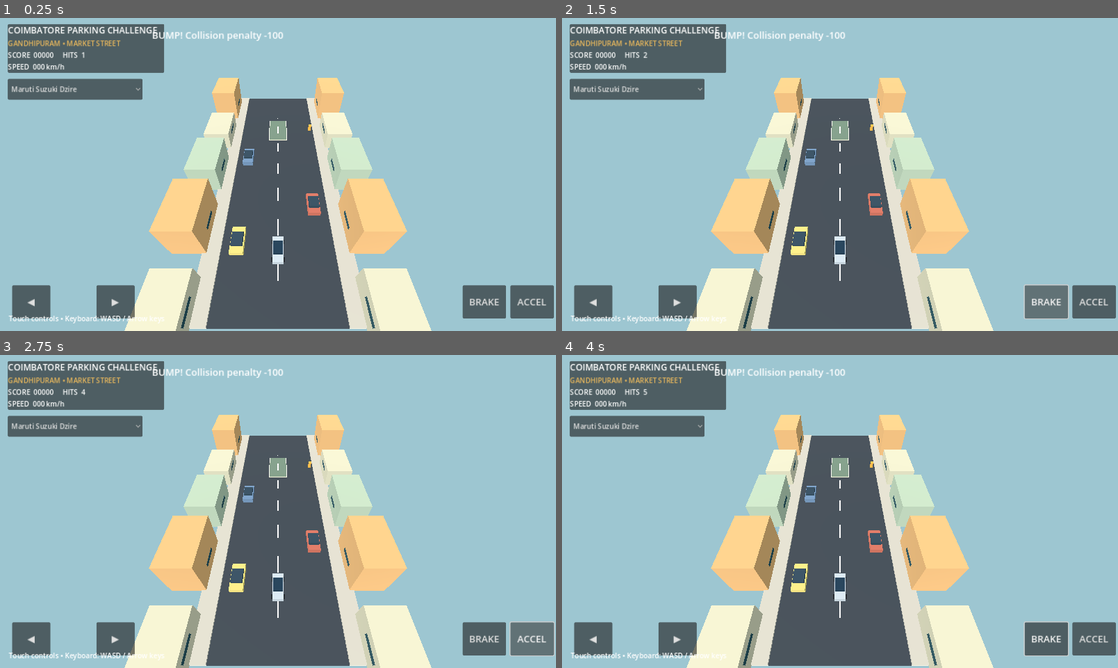
Above: before the commit, frames 1-4 (two rows, left to right).
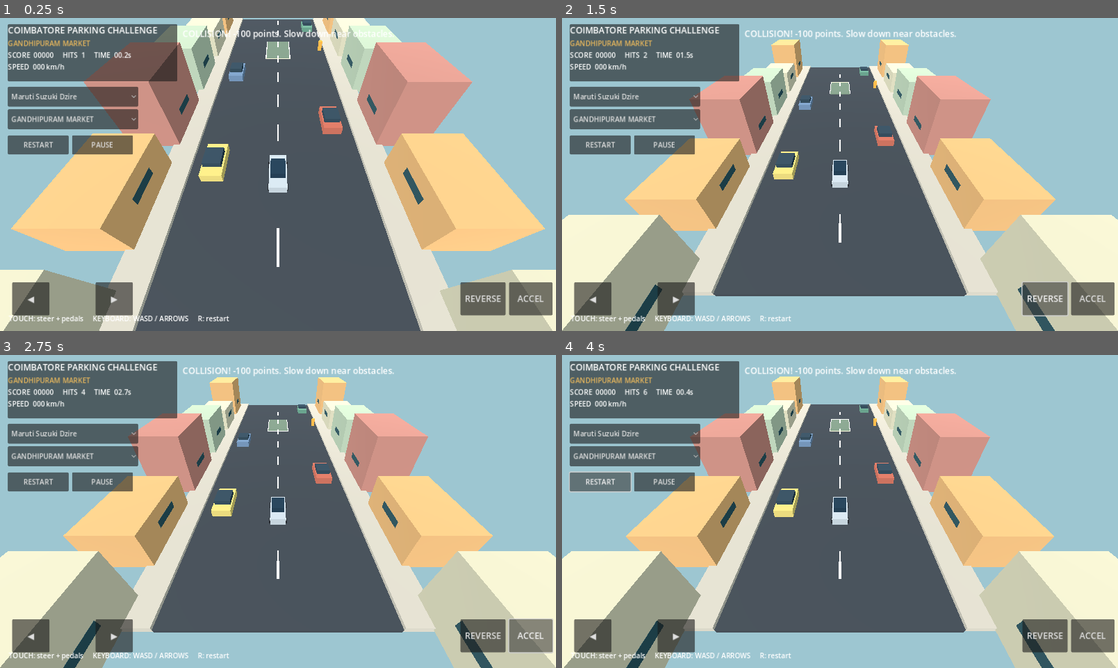
Above: after the commit, the same moments.

Repository: Allwyn3t6/Coimbatore-Parking-Challenge
Game: Godot game, scene res://scenes/main.tscn
Two runs of this game, one before a commit and one after it. Both use one fixed random seed, a clock stepped at 60 frames per second and the inputs below.
Inputs (mouse positions are in pixels of both pictures, inside the frame that each line leads up to):
- Up to frame 1 (0.25 s): no input
- Up to frame 2 (1.5 s): click (634, 118) at 0.5 s, where only the run after the commit has a clickable "GANDHIPURAM MARKET"; click (1045, 302) at 1.25 s, where only the run before the commit has a clickable "BRAKE"
- Up to frame 3 (2.75 s): click "ACCEL" at 2 s
- Up to frame 4 (4 s): click (1045, 636) at 2.75 s, where only the run after the commit has a clickable "REVERSE"; click (600, 483) at 3.5 s, where only the run after the commit has a clickable "RESTART"

The runs differ from the first frame. In frame 1, 64% of the frame differs, in the area x 0-100%, y 0-100%; in frame 2, 58%; in frame 3, 58%; in frame 4, 58%.

Commit message:
Build mission selection, follow camera, pause and restart gameplay

Diff:
--- a/scripts/main.gd
+++ b/scripts/main.gd
@@ -3,36 +3,51 @@
 const CAR_SCRIPT = preload("res://scripts/player_car.gd")
 const CATALOG = preload("res://scripts/vehicle_catalog.gd")
 
+const MISSIONS := [
+    {"name":"GANDHIPURAM MARKET", "bay_x":0.0, "bay_z":-13.0, "description":"Thread the market traffic and reverse into the bay."},
+    {"name":"RS PURAM BOULEVARD", "bay_x":-3.0, "bay_z":-13.0, "description":"A tight kerbside space on a busy shopping street."},
+    {"name":"RACE COURSE AVENUE", "bay_x":3.0, "bay_z":-13.0, "description":"Park neatly beside the avenue footpath."}
+]
+
 var car: PlayerCar
 var selected_car := 0
+var selected_mission := 0
 var score := 0
 var crashes := 0
 var elapsed := 0.0
 var status_label: Label
 var score_label: Label
 var speed_label: Label
+var mission_label: Label
+var camera_rig: Camera3D
+var bay_root: Node3D
 var touch_inputs := {"accelerate": false, "brake": false, "left": false, "right": false}
 var parking_center := Vector3(0, 0, -13.0)
 var parking_size := Vector2(3.2, 6.0)
 var finished := false
+var paused := false
 
 func _ready() -> void:
     _build_world()
+    _build_parking_bay()
     _spawn_car()
     _build_hud()
 
 func _process(delta: float) -> void:
+    if paused:
+        return
     elapsed += delta
     if car:
         car.throttle = float(touch_inputs.accelerate) - float(touch_inputs.brake)
         car.steering = float(touch_inputs.right) - float(touch_inputs.left)
-        if Input.is_action_pressed("ui_up"): car.throttle = 1.0
-        if Input.is_action_pressed("ui_down"): car.throttle = -1.0
-        if Input.is_action_pressed("ui_left"): car.steering = -1.0
-        if Input.is_action_pressed("ui_right"): car.steering = 1.0
+        if Input.is_action_pressed("ui_up") or Input.is_key_pressed(KEY_W): car.throttle = 1.0
+        if Input.is_action_pressed("ui_down") or Input.is_key_pressed(KEY_S): car.throttle = -1.0
+        if Input.is_action_pressed("ui_left") or Input.is_key_pressed(KEY_A): car.steering = -1.0
+        if Input.is_action_pressed("ui_right") or Input.is_key_pressed(KEY_D): car.steering = 1.0
         speed_label.text = "SPEED  %03d km/h" % int(absf(car.speed) * 5.0)
         _check_parking()
-    score_label.text = "SCORE  %05d     HITS  %d" % [score, crashes]
+        _update_camera(delta)
+    score_label.text = "SCORE  %05d     HITS  %d     TIME  %04.1fs" % [score, crashes, elapsed]
 
 func _build_world() -> void:
     var env := WorldEnvironment.new()
@@ -49,37 +64,50 @@
     sun.light_energy = 1.35
     add_child(sun)
 
-    _box("Asphalt street", Vector3(0, -0.18, -4), Vector3(13, 0.3, 42), Color("#343b42"), true)
-    _box("Left footpath", Vector3(-7.5, 0.0, -4), Vector3(2.0, 0.4, 42), Color("#b9b2a4"), false)
-    _box("Right footpath", Vector3(7.5, 0.0, -4), Vector3(2.0, 0.4, 42), Color("#b9b2a4"), false)
-    for z in range(-23, 17, 5):
+    _box("Asphalt street", Vector3(0, -0.18, -4), Vector3(13, 0.3, 46), Color("#343b42"), true)
+    _box("Left footpath", Vector3(-7.5, 0.0, -4), Vector3(2.0, 0.4, 46), Color("#b9b2a4"), true)
+    _box("Right footpath", Vector3(7.5, 0.0, -4), Vector3(2.0, 0.4, 46), Color("#b9b2a4"), true)
+    for z in range(-25, 20, 5):
         _box("Road dash", Vector3(0, 0.0, z), Vector3(0.14, 0.025, 2.2), Color("#e9e5d5"), false)
     for side in [-1, 1]:
-        for i in range(5):
-            var z := -20.0 + float(i) * 9.0
+        for i in range(6):
+            var z := -22.0 + float(i) * 8.5
             var x := float(side) * 10.0
             var h := 3.0 + float((i + 2) % 3) * 1.2
-            _box("Coimbatore shop block", Vector3(x, h * 0.5, z), Vector3(4.0, h, 6.5), [Color("#d7a66c"), Color("#c7c1a5"), Color("#a9b9a0")][i % 3], true)
-            _shop_sign(Vector3(x - float(side) * 1.95, 1.8, z), ["TEXTILE", "COFFEE", "BAKERY", "MOBILE", "PHARMACY"][i])
-
-    _box("Parking bay floor", parking_center + Vector3(0, -0.015, 0), Vector3(parking_size.x, 0.03, parking_size.y), Color("#687c6a"), false)
-    _box("Bay left line", parking_center + Vector3(-parking_size.x / 2, 0.03, 0), Vector3(0.12, 0.05, parking_size.y), Color("#f5e9bf"), false)
-    _box("Bay right line", parking_center + Vector3(parking_size.x / 2, 0.03, 0), Vector3(0.12, 0.05, parking_size.y), Color("#f5e9bf"), false)
-    _box("Bay back line", parking_center + Vector3(0, 0.03, -parking_size.y / 2), Vector3(parking_size.x, 0.05, 0.12), Color("#f5e9bf"), false)
-    _box("Bay front line", parking_center + Vector3(0, 0.03, parking_size.y / 2), Vector3(parking_size.x, 0.05, 0.12), Color("#f5e9bf"), false)
+            var palette := [Color("#d7a66c"), Color("#c7c1a5"), Color("#a9b9a0"), Color("#b77c70")]
+            _box("Coimbatore shop block", Vector3(x, h * 0.5, z), Vector3(4.0, h, 6.5), palette[i % palette.size()], true)
+            _shop_sign(Vector3(x - float(side) * 1.95, 1.8, z), ["TEXTILES", "COFFEE", "BAKERY", "MOBILE", "PHARMACY", "ELECTRICALS"][i])
 
     _parked_car(Vector3(-4.7, 0, -5.0), Color("#647f9d"))
     _parked_car(Vector3(4.6, 0, 4.0), Color("#b55f4d"))
     _parked_car(Vector3(-4.6, 0, 9.0), Color("#d1bd69"))
+    _parked_car(Vector3(4.7, 0, -21.0), Color("#5b8c77"))
     _box("Traffic bollard", Vector3(5.9, 0.55, -13), Vector3(0.45, 1.1, 0.45), Color("#e2a23c"), true)
 
-    var camera := Camera3D.new()
-    camera.position = Vector3(0, 23, 19)
-    camera.rotation_degrees = Vector3(-48, 0, 0)
-    camera.current = true
-    add_child(camera)
+    camera_rig = Camera3D.new()
+    camera_rig.position = Vector3(0, 12, 14)
+    camera_rig.rotation_degrees = Vector3(-38, 0, 0)
+    camera_rig.current = true
+    add_child(camera_rig)
+
+func _build_parking_bay() -> void:
+    if is_instance_valid(bay_root):
+        bay_root.queue_free()
+    bay_root = Node3D.new()
+    bay_root.name = "ActiveParkingBay"
+    add_child(bay_root)
+    var mission: Dictionary = MISSIONS[selected_mission]
+    parking_center = Vector3(mission.bay_x, 0, mission.bay_z)
+    _box_in(bay_root, "Bay floor", parking_center + Vector3(0, -0.015, 0), Vector3(parking_size.x, 0.03, parking_size.y), Color("#687c6a"), false)
+    _box_in(bay_root, "Bay left line", parking_center + Vector3(-parking_size.x / 2, 0.03, 0), Vector3(0.12, 0.05, parking_size.y), Color("#f5e9bf"), false)
+    _box_in(bay_root, "Bay right line", parking_center + Vector3(parking_size.x / 2, 0.03, 0), Vector3(0.12, 0.05, parking_size.y), Color("#f5e9bf"), false)
+    _box_in(bay_root, "Bay back line", parking_center + Vector3(0, 0.03, -parking_size.y / 2), Vector3(parking_size.x, 0.05, 0.12), Color("#f5e9bf"), false)
+    _box_in(bay_root, "Bay front line", parking_center + Vector3(0, 0.03, parking_size.y / 2), Vector3(parking_size.x, 0.05, 0.12), Color("#f5e9bf"), false)
 
 func _box(label: String, pos: Vector3, size: Vector3, color: Color, solid: bool) -> void:
+    _box_in(self, label, pos, size, color, solid)
+
+func _box_in(parent: Node3D, label: String, pos: Vector3, size: Vector3, color: Color, solid: bool) -> void:
     var mesh_node := MeshInstance3D.new()
     mesh_node.name = label
     var mesh := BoxMesh.new()
@@ -90,7 +118,7 @@
     mat.albedo_color = color
     mat.roughness = 0.9
     mesh_node.material_override = mat
-    add_child(mesh_node)
+    parent.add_child(mesh_node)
     if solid:
         var body := StaticBody3D.new()
         body.position = pos
@@ -99,7 +127,7 @@
         shape.size = size
         shape_node.shape = shape
         body.add_child(shape_node)
-        add_child(body)
+        parent.add_child(body)
 
 func _shop_sign(pos: Vector3, _text_value: String) -> void:
     var sign_mesh := MeshInstance3D.new()
@@ -117,7 +145,7 @@
     _box("Parked vehicle cabin", pos + Vector3(0, 1.05, 0), Vector3(1.3, 0.42, 1.55), Color("#283d4b"), false)
 
 func _spawn_car() -> void:
-    if car:
+    if is_instance_valid(car):
         car.queue_free()
     car = CAR_SCRIPT.new()
     car.configure(CATALOG.get_car(selected_car))
@@ -125,13 +153,15 @@
     car.crash.connect(_on_crash)
     add_child(car)
     finished = false
+    paused = false
+    touch_inputs = {"accelerate": false, "brake": false, "left": false, "right": false}
 
 func _build_hud() -> void:
     var layer := CanvasLayer.new()
     add_child(layer)
     var panel := PanelContainer.new()
     panel.position = Vector2(18, 14)
-    panel.custom_minimum_size = Vector2(360, 112)
+    panel.custom_minimum_size = Vector2(390, 132)
     layer.add_child(panel)
     var stack := VBoxContainer.new()
     panel.add_child(stack)
@@ -139,37 +169,62 @@
     title.text = "COIMBATORE PARKING CHALLENGE"
     title.add_theme_font_size_override("font_size", 20)
     stack.add_child(title)
-    var location := Label.new()
-    location.text = "GANDHIPURAM • MARKET STREET"
-    location.add_theme_color_override("font_color", Color("#e7b65c"))
-    stack.add_child(location)
+    mission_label = Label.new()
+    mission_label.text = MISSIONS[selected_mission].name
+    mission_label.add_theme_color_override("font_color", Color("#e7b65c"))
+    stack.add_child(mission_label)
     score_label = Label.new()
     stack.add_child(score_label)
     speed_label = Label.new()
     stack.add_child(speed_label)
 
-    var picker := OptionButton.new()
-    picker.position = Vector2(18, 140)
-    picker.custom_minimum_size = Vector2(310, 48)
+    var car_picker := OptionButton.new()
+    car_picker.position = Vector2(18, 158)
+    car_picker.custom_minimum_size = Vector2(300, 46)
     for item in CATALOG.CARS:
-        picker.add_item(item.name)
-    picker.select(selected_car)
-    picker.item_selected.connect(_on_car_selected)
-    layer.add_child(picker)
+        car_picker.add_item(item.name)
+    car_picker.select(selected_car)
+    car_picker.item_selected.connect(_on_car_selected)
+    layer.add_child(car_picker)
+
+    var mission_picker := OptionButton.new()
+    mission_picker.position = Vector2(18, 210)
+    mission_picker.custom_minimum_size = Vector2(300, 46)
+    for mission in MISSIONS:
+        mission_picker.add_item(mission.name)
+    mission_picker.select(selected_mission)
+    mission_picker.item_selected.connect(_on_mission_selected)
+    layer.add_child(mission_picker)
 
     status_label = Label.new()
-    status_label.text = "MISSION: Reverse into the marked bay"
-    status_label.position = Vector2(350, 24)
-    status_label.add_theme_font_size_override("font_size", 22)
+    status_label.text = "MISSION: " + MISSIONS[selected_mission].description
+    status_label.position = Vector2(420, 22)
+    status_label.size = Vector2(600, 50)
+    status_label.add_theme_font_size_override("font_size", 20)
     status_label.add_theme_color_override("font_color", Color("#ffffff"))
     layer.add_child(status_label)
 
-    _add_touch_button(layer, "◀", Vector2(28, -105), "left", Vector2(88, 76))
-    _add_touch_button(layer, "▶", Vector2(222, -105), "right", Vector2(88, 76))
-    _add_touch_button(layer, "BRAKE", Vector2(-215, -105), "brake", Vector2(100, 76))
-    _add_touch_button(layer, "ACCEL", Vector2(-105, -105), "accelerate", Vector2(100, 76))
+    _add_touch_button(layer, "◀", Vector2(28, -112), "left", Vector2(86, 76))
+    _add_touch_button(layer, "▶", Vector2(220, -112), "right", Vector2(86, 76))
+    _add_touch_button(layer, "REVERSE", Vector2(-220, -112), "brake", Vector2(104, 76))
+    _add_touch_button(layer, "ACCEL", Vector2(-108, -112), "accelerate", Vector2(100, 76))
+
+    var reset_button := Button.new()
+    reset_button.text = "RESTART"
+    reset_button.position = Vector2(18, 270)
+    reset_button.custom_minimum_size = Vector2(140, 44)
+    reset_button.pressed.connect(_reset_mission)
+    layer.add_child(reset_button)
+
+    var pause_button := Button.new()
+    pause_button.text = "PAUSE"
+    pause_button.position = Vector2(166, 270)
+    pause_button.custom_minimum_size = Vector2(140, 44)
+    pause_button.pressed.connect(_toggle_pause)
+    layer.add_child(pause_button)
+
     var hint := Label.new()
-    hint.text = "Touch controls • Keyboard: WASD / Arrow keys"
+    hint.text = "TOUCH: steer + pedals     KEYBOARD: WASD / ARROWS     R: restart"
     hint.position = Vector2(20, 680)
     hint.add_theme_color_override("font_color", Color("#ffffff"))
     layer.add_child(hint)
@@ -183,33 +238,64 @@
     button.anchor_top = 1.0
     button.anchor_bottom = 1.0
     button.position = offset
-    button.add_theme_font_size_override("font_size", 22)
+    button.add_theme_font_size_override("font_size", 20)
     button.button_down.connect(func(): touch_inputs[action] = true)
     button.button_up.connect(func(): touch_inputs[action] = false)
     layer.add_child(button)
 
+func _update_camera(delta: float) -> void:
+    var target := car.global_position + Vector3(0, 11.5, 13.0)
+    camera_rig.global_position = camera_rig.global_position.lerp(target, clampf(delta * 3.2, 0.0, 1.0))
+    camera_rig.look_at(car.global_position + Vector3(0, 0.4, 0), Vector3.UP)
+
 func _on_car_selected(index: int) -> void:
     selected_car = index
     _spawn_car()
-    status_label.text = "Selected: " + CATALOG.get_car(index).name
+    status_label.text = "Selected vehicle: " + CATALOG.get_car(index).name
+
+func _on_mission_selected(index: int) -> void:
+    selected_mission = index
+    _build_parking_bay()
+    _reset_mission()
+    mission_label.text = MISSIONS[index].name
+    status_label.text = MISSIONS[index].description
 
 func _on_crash() -> void:
     crashes += 1
     score = maxi(0, score - 100)
-    status_label.text = "BUMP! Collision penalty -100"
+    status_label.text = "COLLISION! -100 points. Slow down near obstacles."
+
+func _reset_mission() -> void:
+    elapsed = 0.0
+    finished = false
+    paused = false
+    _spawn_car()
+    status_label.text = MISSIONS[selected_mission].description
+    status_label.add_theme_color_override("font_color", Color("#ffffff"))
+
+func _toggle_pause() -> void:
+    paused = not paused
+    status_label.text = "PAUSED — tap PAUSE to resume" if paused else MISSIONS[selected_mission].description
 
 func _check_parking() -> void:
     if finished or not car:
         return
     var local_pos: Vector3 = car.global_position
-    var inside := absf(local_pos.x - parking_center.x) < 1.1 and absf(local_pos.z - parking_center.z) < 2.2
+    var inside := absf(local_pos.x - parking_center.x) < 1.05 and absf(local_pos.z - parking_center.z) < 2.25
     var aligned := absf(wrapf(car.rotation.y, -PI, PI)) < 0.22
-    if inside and aligned and absf(car.speed) < 0.45:
+    if inside and aligned and absf(car.speed) < 0.35:
         finished = true
-        var bonus := maxi(0, 1000 - crashes * 100 - int(elapsed * 3.0))
+        var bonus := maxi(0, 1200 - crashes * 100 - int(elapsed * 4.0))
         score += bonus
         car.speed = 0
-        status_label.text = "PARKED! +%d points" % bonus
+        status_label.text = "PERFECT PARKING! +%d points — choose another street." % bonus
         status_label.add_theme_color_override("font_color", Color("#8df0a9"))
     elif inside and absf(car.speed) < 0.45 and not aligned:
-        status_label.text = "Straighten the car inside the bay"
+        status_label.text = "Straighten the car inside the marked bay."
+
+func _unhandled_input(event: InputEvent) -> void:
+    if event is InputEventKey and event.pressed and not event.echo:
+        if event.keycode == KEY_R:
+            _reset_mission()
+        elif event.keycode == KEY_ESCAPE:
+            _toggle_pause()
